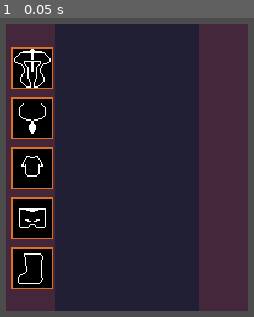
Above: before the commit, frame 1.
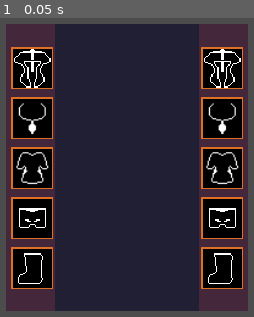
Above: after the commit, the same moment.

Repository: gonzalojs/godot_tutorials
Game: Godot game, scene res://characterpanel/scenes/SceneHandler.tscn
Same seed, same stepped clock (60 frames per second), same inputs: the game is played once before the commit and once after it.
Inputs:
- Up to frame 1 (0.05 s): no input

The runs differ from the first frame. In frame 1, 12% of the frame differs, in the area x 6-96%, y 9-91%.

Commit message:
background

Diff:
--- a/characterpanel/scenes/UI/CharacterSheet.tscn
+++ b/characterpanel/scenes/UI/CharacterSheet.tscn
@@ -2,11 +2,11 @@
 
 [ext_resource path="res://assets/backgroundSelection.png" type="Texture" id=1]
 [ext_resource path="res://assets/inventoryFrame.png" type="Texture" id=2]
-[ext_resource path="res://assets/helm_back.png" type="Texture" id=3]
+[ext_resource path="res://assets/head_back.png" type="Texture" id=3]
 [ext_resource path="res://assets/neck_back.png" type="Texture" id=4]
-[ext_resource path="res://assets/pants_back.png" type="Texture" id=5]
+[ext_resource path="res://assets/legs_back.png" type="Texture" id=5]
 [ext_resource path="res://assets/chest_back.png" type="Texture" id=6]
-[ext_resource path="res://assets/shoe_back.png" type="Texture" id=7]
+[ext_resource path="res://assets/feet_back.png" type="Texture" id=7]
 
 [node name="CharacterSheet" type="Control"]
 anchor_right = 1.0
@@ -66,10 +66,9 @@
 rect_min_size = Vector2( 0, 25 )
 
 [node name="Head" type="TextureRect" parent="Background/V/Main/LeftEquip"]
-margin_left = -1.0
-margin_top = 44.0
-margin_right = 99.0
-margin_bottom = 144.0
+margin_top = 45.0
+margin_right = 100.0
+margin_bottom = 145.0
 rect_min_size = Vector2( 100, 100 )
 size_flags_horizontal = 4
 size_flags_vertical = 4
@@ -90,10 +89,9 @@
 }
 
 [node name="Neck" type="TextureRect" parent="Background/V/Main/LeftEquip"]
-margin_left = -1.0
-margin_top = 164.0
-margin_right = 99.0
-margin_bottom = 264.0
+margin_top = 165.0
+margin_right = 100.0
+margin_bottom = 265.0
 rect_min_size = Vector2( 100, 100 )
 size_flags_horizontal = 4
 size_flags_vertical = 4
@@ -114,10 +112,9 @@
 }
 
 [node name="Chest" type="TextureRect" parent="Background/V/Main/LeftEquip"]
-margin_left = -1.0
-margin_top = 284.0
-margin_right = 99.0
-margin_bottom = 384.0
+margin_top = 285.0
+margin_right = 100.0
+margin_bottom = 385.0
 rect_min_size = Vector2( 100, 100 )
 size_flags_horizontal = 4
 size_flags_vertical = 4
@@ -138,10 +135,9 @@
 }
 
 [node name="Legs" type="TextureRect" parent="Background/V/Main/LeftEquip"]
-margin_left = -1.0
-margin_top = 404.0
-margin_right = 99.0
-margin_bottom = 504.0
+margin_top = 405.0
+margin_right = 100.0
+margin_bottom = 505.0
 rect_min_size = Vector2( 100, 100 )
 size_flags_horizontal = 4
 size_flags_vertical = 4
@@ -162,10 +158,9 @@
 }
 
 [node name="Feets" type="TextureRect" parent="Background/V/Main/LeftEquip"]
-margin_left = -1.0
-margin_top = 524.0
-margin_right = 99.0
-margin_bottom = 624.0
+margin_top = 525.0
+margin_right = 100.0
+margin_bottom = 625.0
 rect_min_size = Vector2( 100, 100 )
 size_flags_horizontal = 4
 size_flags_vertical = 4
@@ -187,15 +182,136 @@
 
 [node name="Middle" type="Control" parent="Background/V/Main"]
 margin_left = 112.0
-margin_right = 474.0
+margin_right = 468.0
 margin_bottom = 666.0
 size_flags_horizontal = 3
 
 [node name="RightEquip" type="VBoxContainer" parent="Background/V/Main"]
-margin_left = 474.0
+margin_left = 468.0
 margin_right = 568.0
 margin_bottom = 666.0
 rect_min_size = Vector2( 94, 0 )
+custom_constants/separation = 20
+
+[node name="MarginContainer" type="MarginContainer" parent="Background/V/Main/RightEquip"]
+margin_right = 100.0
+margin_bottom = 25.0
+rect_min_size = Vector2( 0, 25 )
+
+[node name="Head" type="TextureRect" parent="Background/V/Main/RightEquip"]
+margin_top = 45.0
+margin_right = 100.0
+margin_bottom = 145.0
+rect_min_size = Vector2( 100, 100 )
+size_flags_horizontal = 4
+size_flags_vertical = 4
+texture = ExtResource( 2 )
+expand = true
+
+[node name="Icon" type="TextureRect" parent="Background/V/Main/RightEquip/Head"]
+anchor_right = 1.0
+anchor_bottom = 1.0
+margin_left = 3.0
+margin_top = 3.0
+margin_right = -3.0
+margin_bottom = -3.0
+texture = ExtResource( 3 )
+expand = true
+__meta__ = {
+"_edit_use_anchors_": false
+}
+
+[node name="Neck" type="TextureRect" parent="Background/V/Main/RightEquip"]
+margin_top = 165.0
+margin_right = 100.0
+margin_bottom = 265.0
+rect_min_size = Vector2( 100, 100 )
+size_flags_horizontal = 4
+size_flags_vertical = 4
+texture = ExtResource( 2 )
+expand = true
+
+[node name="Icon" type="TextureRect" parent="Background/V/Main/RightEquip/Neck"]
+anchor_right = 1.0
+anchor_bottom = 1.0
+margin_left = 3.0
+margin_top = 3.0
+margin_right = -3.0
+margin_bottom = -3.0
+texture = ExtResource( 4 )
+expand = true
+__meta__ = {
+"_edit_use_anchors_": false
+}
+
+[node name="Chest" type="TextureRect" parent="Background/V/Main/RightEquip"]
+margin_top = 285.0
+margin_right = 100.0
+margin_bottom = 385.0
+rect_min_size = Vector2( 100, 100 )
+size_flags_horizontal = 4
+size_flags_vertical = 4
+texture = ExtResource( 2 )
+expand = true
+
+[node name="Icon" type="TextureRect" parent="Background/V/Main/RightEquip/Chest"]
+anchor_right = 1.0
+anchor_bottom = 1.0
+margin_left = 3.0
+margin_top = 3.0
+margin_right = -3.0
+margin_bottom = -3.0
+texture = ExtResource( 6 )
+expand = true
+__meta__ = {
+"_edit_use_anchors_": false
+}
+
+[node name="Legs" type="TextureRect" parent="Background/V/Main/RightEquip"]
+margin_top = 405.0
+margin_right = 100.0
+margin_bottom = 505.0
+rect_min_size = Vector2( 100, 100 )
+size_flags_horizontal = 4
+size_flags_vertical = 4
+texture = ExtResource( 2 )
+expand = true
+
+[node name="Icon" type="TextureRect" parent="Background/V/Main/RightEquip/Legs"]
+anchor_right = 1.0
+anchor_bottom = 1.0
+margin_left = 3.0
+margin_top = 3.0
+margin_right = -3.0
+margin_bottom = -3.0
+texture = ExtResource( 5 )
+expand = true
+__meta__ = {
+"_edit_use_anchors_": false
+}
+
+[node name="Feets" type="TextureRect" parent="Background/V/Main/RightEquip"]
+margin_top = 525.0
+margin_right = 100.0
+margin_bottom = 625.0
+rect_min_size = Vector2( 100, 100 )
+size_flags_horizontal = 4
+size_flags_vertical = 4
+texture = ExtResource( 2 )
+expand = true
+
+[node name="Icon" type="TextureRect" parent="Background/V/Main/RightEquip/Feets"]
+anchor_right = 1.0
+anchor_bottom = 1.0
+margin_left = 3.0
+margin_top = 3.0
+margin_right = -3.0
+margin_bottom = -3.0
+texture = ExtResource( 7 )
+expand = true
+__meta__ = {
+"_edit_use_anchors_": false
+}
 
 [node name="MarginRight" type="MarginContainer" parent="Background/V/Main"]
 margin_left = 568.0
Binary file changed: assets/chest_back.png
Renamed: assets/shoe_back.png -> assets/feet_back.png
Not shown, changed: assets/feet_back.png.import
Renamed: assets/helm_back.png -> assets/head_back.png
Not shown, changed: assets/head_back.png.import
Renamed: assets/pants_back.png -> assets/legs_back.png
Not shown, changed: assets/legs_back.png.import
